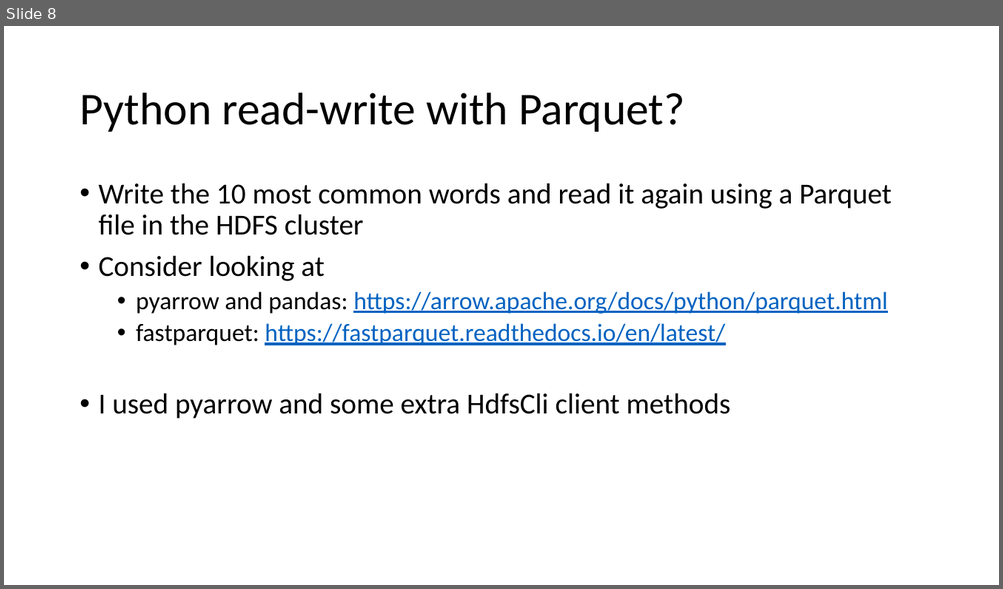
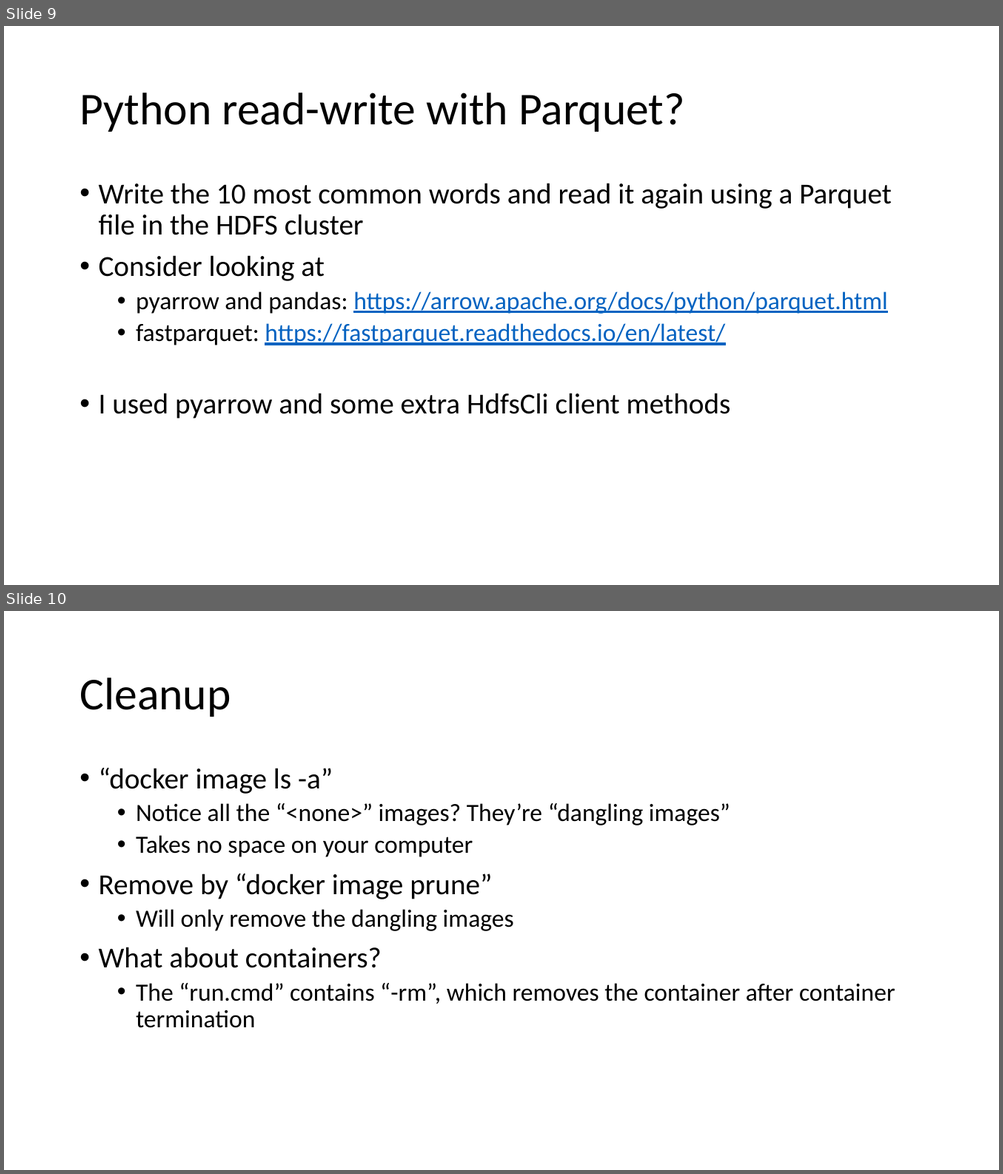
Before and after one commit to jakobhviid/BDDST21, a slide deck: Lecture2/Lecture2Ex.pptx. Shown one above the other, each under a label of ours: slide 8 before the commit, slides 9 and 10 after it. The pictures are 1003x589 and 1003x1174 pixels, drawn with LibreOffice and Linux fonts; fonts in the diff are those of the drawing. Boxes give left, top, right and bottom in pixels: in the first picture for what was removed or moved away, otherwise in the second. Text is boxed around its words. In the diff, an @@ line names an element or a change of style, - is before the commit and + after.

Commit message:
Remove unnecessary port opening from docker-compose and updated presentation

```diff
--- a/Lecture2/Lecture2Ex.pptx
+++ b/Lecture2/Lecture2Ex.pptx
@@ slide 10 added at (x1=4, y1=611, x2=999, y2=1170), background #FFFFFF @@
@@ title added at (x1=79, y1=678, x2=230, y2=717), 44 pt, text #000000 @@
+Cleanup
@@ text added at (x1=99, y1=768, x2=895, y2=1028), 24 pt, text #000000 @@
+• “docker image ls -a”
+  • Notice all the “<none>” images? They’re “dangling images”
+  • Takes no space on your computer
+• Remove by “docker image prune”
+  • Will only remove the dangling images
+• What about containers?
+  • The “run.cmd” contains “-rm”, which removes the container after container termination
@@ what was slide 8 is now slide 9 @@
```
Also in this commit, not shown: 2 slides changed, 1 other slide added, 2 other files.
